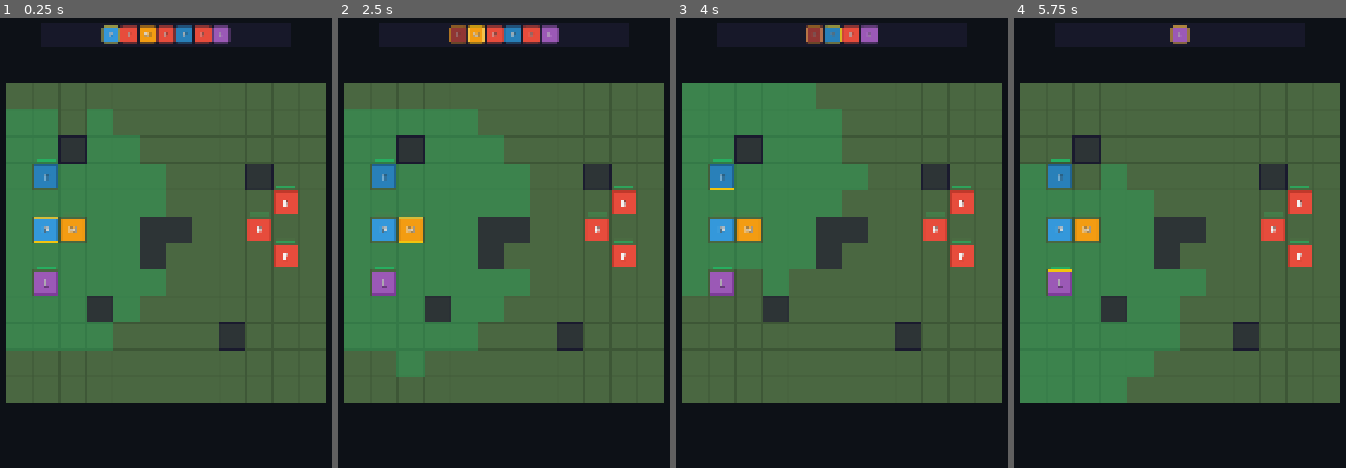
Above: before the commit, frames 1-4 (left to right).
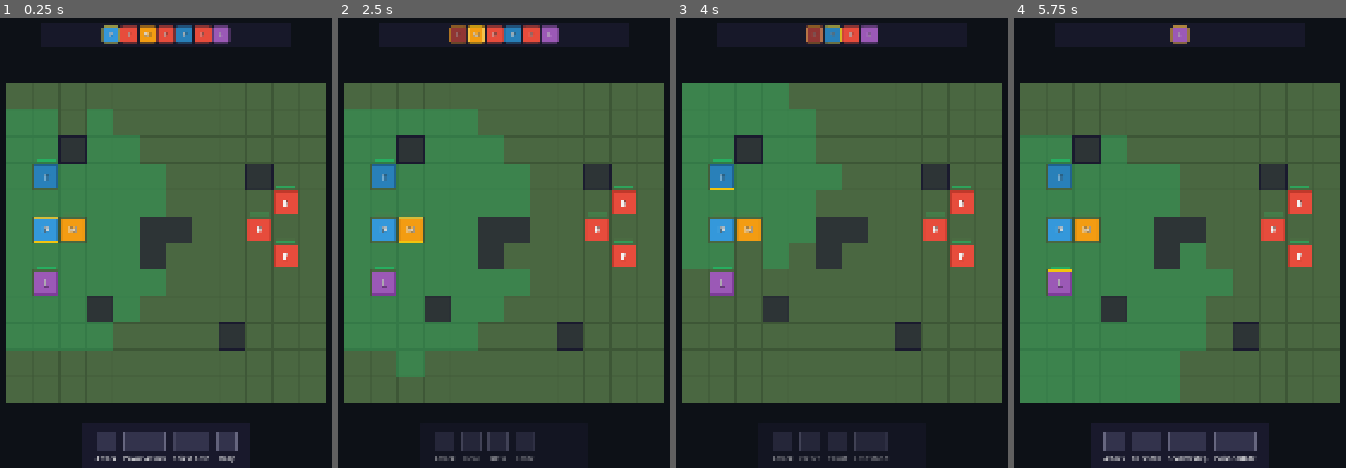
Above: after the commit, the same moments.

Repository: cautiouskurns/Blood-and-Gold
Game: Godot game, scene res://scenes/main/Main.tscn
Two runs of this game, one before a commit and one after it. Both use one fixed random seed, a clock stepped at 60 frames per second and the inputs below.
Inputs (mouse positions are in pixels of both pictures, inside the frame that each line leads up to):
- Up to frame 1 (0.25 s): no input
- Up to frame 2 (2.5 s): click (444, 441) at 0.52 s; tap Enter at 1.25 s; move the mouse to (384, 229) at 1.27 s; hold D 1.28-2.03 s; tap H at 1.35 s; click (384, 229) at 1.42 s; tap Space at 2 s; move the mouse to (384, 175) at 2.02 s; tap E at 2.1 s; click (384, 175) at 2.17 s
- Up to frame 3 (4 s): move the mouse to (722, 283) at 2.77 s; hold D from 2.78 s (still down); tap H at 2.85 s; click (722, 283) at 2.92 s; tap Enter at 3.5 s; move the mouse to (749, 229) at 3.52 s; tap E at 3.6 s; click (749, 229) at 3.67 s
- Up to frame 4 (5.75 s): move the mouse to (1299, 202) at 4.27 s; release D at 4.28 s; tap H at 4.35 s; click (1299, 202) at 4.42 s; tap Space at 5 s; move the mouse to (1299, 256) at 5.02 s; tap E at 5.1 s; click (1299, 256) at 5.17 s

The runs differ from the first frame. In frame 1, 1.9% of the frame differs, in the area x 28-72%, y 92-99%; in frame 2, 1.2%; in frame 3, 5.7%; in frame 4, 8.8%, in the area x 1-74%, y 26-99%.

Commit message:
feat: add ability bar UI, dialogue editor plugin, and Phase 2 specs
Combat UI:
- AbilityBar scene showing unit abilities
- Ability buttons with cooldown/cost display

Editor Tools:
- Dialogue tree editor plugin (addons/dialogue_editor)
- Plugin main panel scaffold
- Dialogue editor roadmap and updated spec

Feature Specs:
- 2.1 Add companion units (Thorne, Lyra, Matthias)
- 2.2 Ability UI panel

Co-Authored-By: Claude Opus 4.5 <noreply@anthropic.com>

Diff:
--- a/project.godot
+++ b/project.godot
@@ -11,9 +11,9 @@
 [application]
 
 config/name="BLOOD & GOLD"
+run/main_scene="res://scenes/main/Main.tscn"
 config/features=PackedStringArray("4.5", "Forward Plus")
 config/icon="res://icon.svg"
-run/main_scene="res://scenes/main/Main.tscn"
 
 [autoload]
 
@@ -25,4 +25,7 @@
 window/size/viewport_height=1080
 window/size/mode=3
 window/stretch/mode="canvas_items"
-window/stretch/aspect="keep"
+
+[editor_plugins]
+
+enabled=PackedStringArray("res://addons/dialogue_editor/plugin.cfg")
--- /dev/null
+++ b/scenes/UI/AbilityBar.tscn
@@ -0,0 +1,92 @@
+[gd_scene load_steps=2 format=3 uid="uid://ability_bar_scene"]
+
+[ext_resource type="Script" path="res://scripts/UI/ability_bar.gd" id="1_ability_bar"]
+
+[node name="AbilityBar" type="Control"]
+layout_mode = 3
+anchors_preset = 7
+anchor_left = 0.5
+anchor_top = 1.0
+anchor_right = 0.5
+anchor_bottom = 1.0
+offset_left = -200.0
+offset_top = -100.0
+offset_right = 200.0
+grow_horizontal = 2
+grow_vertical = 0
+script = ExtResource("1_ability_bar")
+
+[node name="PanelContainer" type="PanelContainer" parent="."]
+layout_mode = 1
+anchors_preset = 15
+anchor_right = 1.0
+anchor_bottom = 1.0
+grow_horizontal = 2
+grow_vertical = 2
+
+[node name="MarginContainer" type="MarginContainer" parent="PanelContainer"]
+layout_mode = 2
+theme_override_constants/margin_left = 16
+theme_override_constants/margin_top = 12
+theme_override_constants/margin_right = 16
+theme_override_constants/margin_bottom = 12
+
+[node name="HBoxContainer" type="HBoxContainer" parent="PanelContainer/MarginContainer"]
+layout_mode = 2
+theme_override_constants/separation = 16
+
+[node name="AbilityButton1" type="VBoxContainer" parent="PanelContainer/MarginContainer/HBoxContainer"]
+layout_mode = 2
+theme_override_constants/separation = 4
+
+[node name="IconButton" type="TextureButton" parent="PanelContainer/MarginContainer/HBoxContainer/AbilityButton1"]
+custom_minimum_size = Vector2(48, 48)
+layout_mode = 2
+stretch_mode = 0
+
+[node name="NameLabel" type="Label" parent="PanelContainer/MarginContainer/HBoxContainer/AbilityButton1"]
+layout_mode = 2
+text = "Ability 1"
+horizontal_alignment = 1
+
+[node name="AbilityButton2" type="VBoxContainer" parent="PanelContainer/MarginContainer/HBoxContainer"]
+layout_mode = 2
+theme_override_constants/separation = 4
+
+[node name="IconButton" type="TextureButton" parent="PanelContainer/MarginContainer/HBoxContainer/AbilityButton2"]
+custom_minimum_size = Vector2(48, 48)
+layout_mode = 2
+stretch_mode = 0
+
+[node name="NameLabel" type="Label" parent="PanelContainer/MarginContainer/HBoxContainer/AbilityButton2"]
+layout_mode = 2
+text = "Ability 2"
+horizontal_alignment = 1
+
+[node name="AbilityButton3" type="VBoxContainer" parent="PanelContainer/MarginContainer/HBoxContainer"]
+layout_mode = 2
+theme_override_constants/separation = 4
+
+[node name="IconButton" type="TextureButton" parent="PanelContainer/MarginContainer/HBoxContainer/AbilityButton3"]
+custom_minimum_size = Vector2(48, 48)
+layout_mode = 2
+stretch_mode = 0
+
+[node name="NameLabel" type="Label" parent="PanelContainer/MarginContainer/HBoxContainer/AbilityButton3"]
+layout_mode = 2
+text = "Ability 3"
+horizontal_alignment = 1
+
+[node name="AbilityButton4" type="VBoxContainer" parent="PanelContainer/MarginContainer/HBoxContainer"]
+layout_mode = 2
+theme_override_constants/separation = 4
+
+[node name="IconButton" type="TextureButton" parent="PanelContainer/MarginContainer/HBoxContainer/AbilityButton4"]
+custom_minimum_size = Vector2(48, 48)
+layout_mode = 2
+stretch_mode = 0
+
+[node name="NameLabel" type="Label" parent="PanelContainer/MarginContainer/HBoxContainer/AbilityButton4"]
+layout_mode = 2
+text = "Ability 4"
+horizontal_alignment = 1
--- a/scenes/combat/Unit.tscn
+++ b/scenes/combat/Unit.tscn
@@ -10,7 +10,6 @@
 script = ExtResource("1_unit")
 
 [node name="SelectionIndicator" type="Sprite2D" parent="."]
-z_index = 0
 
 [node name="Sprite2D" type="Sprite2D" parent="."]
 z_index = 1
@@ -39,11 +38,6 @@
 show_percentage = false
 
 [node name="ClickArea" type="Area2D" parent="."]
-collision_layer = 1
-collision_mask = 1
-input_pickable = true
-monitorable = true
-monitoring = true
 
 [node name="CollisionShape2D" type="CollisionShape2D" parent="ClickArea"]
 shape = SubResource("CircleShape2D_click")
--- a/scenes/main/Main.tscn
+++ b/scenes/main/Main.tscn
@@ -1,8 +1,9 @@
-[gd_scene load_steps=4 format=3 uid="uid://1bd0feo7xjmi"]
+[gd_scene load_steps=5 format=3 uid="uid://1bd0feo7xjmi"]
 
 [ext_resource type="PackedScene" uid="uid://c1combatgrid" path="res://scenes/combat/CombatGrid.tscn" id="1_combat_grid"]
 [ext_resource type="Script" path="res://scripts/main/main.gd" id="2_main"]
 [ext_resource type="PackedScene" uid="uid://turn_order_panel" path="res://scenes/UI/TurnOrderPanel.tscn" id="3_turn_order"]
+[ext_resource type="PackedScene" uid="uid://ability_bar_scene" path="res://scenes/UI/AbilityBar.tscn" id="4_ability_bar"]
 
 [node name="Main" type="Node2D"]
 script = ExtResource("2_main")
@@ -25,3 +26,6 @@
 layout_mode = 1
 offset_top = 10.0
 offset_bottom = 70.0
+
+[node name="AbilityBar" parent="UILayer" instance=ExtResource("4_ability_bar")]
+layout_mode = 1
--- /dev/null
+++ b/scripts/UI/ability_bar.gd
@@ -0,0 +1,221 @@
+## AbilityBar - Displays 4 ability buttons for selected unit
+## Part of: Blood & Gold Prototype
+## Spec: docs/features/2.2-ability-ui-panel.md
+class_name AbilityBar
+extends Control
+
+# ===== SIGNALS =====
+signal ability_selected(ability_id: String, ability_data: Dictionary)
+
+# ===== CONSTANTS =====
+const FADE_DURATION: float = 0.15
+const NUM_ABILITIES: int = 4
+const ICON_SIZE: Vector2 = Vector2(48, 48)
+
+# Panel styling
+const PANEL_BG_COLOR: Color = Color("#1a1a2e")
+const PANEL_BG_OPACITY: float = 0.9
+
+# Unavailable state visuals
+const COLOR_AVAILABLE: Color = Color.WHITE
+const COLOR_UNAVAILABLE: Color = Color(0.4, 0.4, 0.4, 1.0)
+const COLOR_NAME_AVAILABLE: Color = Color.WHITE
+const COLOR_NAME_UNAVAILABLE: Color = Color(0.4, 0.4, 0.4, 1.0)
+
+# ===== NODE REFERENCES =====
+@onready var panel: PanelContainer = $PanelContainer
+@onready var button_container: HBoxContainer = $PanelContainer/MarginContainer/HBoxContainer
+
+# Array of ability button references
+var _ability_buttons: Array[Dictionary] = []
+
+# ===== INTERNAL STATE =====
+var _current_unit: Unit = null
+var _abilities: Array[Dictionary] = []
+var _fade_tween: Tween = null
+
+# ===== LIFECYCLE =====
+func _ready() -> void:
+	visible = false
+	modulate.a = 0.0
+	_setup_button_references()
+	_connect_signals()
+	_setup_panel_style()
+	print("[AbilityBar] Initialized")
+
+func _setup_button_references() -> void:
+	## Cache references to ability button components
+	for i in range(NUM_ABILITIES):
+		var button_vbox = button_container.get_child(i) as VBoxContainer
+		if button_vbox:
+			var icon_button = button_vbox.get_node("IconButton") as TextureButton
+			var name_label = button_vbox.get_node("NameLabel") as Label
+			_ability_buttons.append({
+				"container": button_vbox,
+				"icon": icon_button,
+				"label": name_label,
+				"index": i
+			})
+			# Connect button press
+			icon_button.pressed.connect(_on_ability_pressed.bind(i))
+			print("[AbilityBar] Button %d setup complete" % i)
+
+func _connect_signals() -> void:
+	## Connect to CombatManager signals
+	CombatManager.unit_selected.connect(_on_unit_selected)
+	CombatManager.unit_deselected.connect(_on_unit_deselected)
+	print("[AbilityBar] Connected to CombatManager signals")
+
+func _setup_panel_style() -> void:
+	## Configure panel background style
+	var style = StyleBoxFlat.new()
+	style.bg_color = PANEL_BG_COLOR
+	style.bg_color.a = PANEL_BG_OPACITY
+	style.corner_radius_top_left = 8
+	style.corner_radius_top_right = 8
+	style.corner_radius_bottom_left = 8
+	style.corner_radius_bottom_right = 8
+	style.content_margin_left = 16
+	style.content_margin_right = 16
+	style.content_margin_top = 12
+	style.content_margin_bottom = 12
+	panel.add_theme_stylebox_override("panel", style)
+
+# ===== PUBLIC API =====
+func show_for_unit(unit: Unit) -> void:
+	## Show ability bar for the specified unit
+	if not unit or unit.is_enemy:
+		hide_bar()
+		return
+
+	_current_unit = unit
+	_abilities = unit.get_abilities()
+	_populate_buttons()
+	_show_bar()
+	print("[AbilityBar] Showing for %s with %d abilities" % [unit.unit_name, _abilities.size()])
+
+func hide_bar() -> void:
+	## Hide the ability bar
+	if not visible:
+		return
+
+	# Cancel any running fade tween
+	if _fade_tween and _fade_tween.is_running():
+		_fade_tween.kill()
+
+	_fade_tween = create_tween()
+	_fade_tween.tween_property(self, "modulate:a", 0.0, FADE_DURATION)
+	_fade_tween.tween_callback(func():
+		visible = false
+		_current_unit = null
+	)
+
+func refresh() -> void:
+	## Refresh availability states without repopulating
+	if _current_unit:
+		_update_availability_states()
+
+# ===== INTERNAL METHODS =====
+func _show_bar() -> void:
+	## Animate bar appearing
+	# Cancel any running fade tween
+	if _fade_tween and _fade_tween.is_running():
+		_fade_tween.kill()
+
+	visible = true
+	_fade_tween = create_tween()
+	_fade_tween.tween_property(self, "modulate:a", 1.0, FADE_DURATION)
+
+func _populate_buttons() -> void:
+	## Fill ability buttons with unit's ability data
+	for i in range(NUM_ABILITIES):
+		if i >= _ability_buttons.size():
+			continue
+
+		var button_data = _ability_buttons[i]
+		var icon_button: TextureButton = button_data["icon"]
+		var name_label: Label = button_data["label"]
+
+		if i < _abilities.size():
+			var ability = _abilities[i]
+			# Set icon (placeholder or real)
+			icon_button.texture_normal = _get_ability_icon(ability)
+			icon_button.custom_minimum_size = ICON_SIZE
+			name_label.text = ability.get("name", "???")
+
+			# Set availability
+			var is_available = _current_unit.is_ability_available(ability.get("id", ""))
+			_set_button_availability(button_data, is_available)
+		else:
+			# Empty slot
+			icon_button.texture_normal = _create_placeholder_icon()
+			name_label.text = ""
+			_set_button_availability(button_data, false)
+
+func _get_ability_icon(ability: Dictionary) -> Texture2D:
+	## Get icon texture for ability (placeholder for now)
+	var icon_path = ability.get("icon", "")
+	if icon_path and ResourceLoader.exists(icon_path):
+		return load(icon_path)
+	# Return placeholder icon
+	return _create_placeholder_icon()
+
+func _create_placeholder_icon() -> Texture2D:
+	## Create a placeholder icon texture
+	var image = Image.create(int(ICON_SIZE.x), int(ICON_SIZE.y), false, Image.FORMAT_RGBA8)
+
+	# Fill with a darker background
+	image.fill(Color(0.2, 0.2, 0.3, 1.0))
+
+	# Draw a simple border
+	for x in range(int(ICON_SIZE.x)):
+		for y in range(int(ICON_SIZE.y)):
+			var is_border = (x < 2 or x >= int(ICON_SIZE.x) - 2 or y < 2 or y >= int(ICON_SIZE.y) - 2)
+			if is_border:
+				image.set_pixel(x, y, Color(0.4, 0.4, 0.5, 1.0))
+
+	return ImageTexture.create_from_image(image)
+
+func _set_button_availability(button_data: Dictionary, is_available: bool) -> void:
+	## Set visual state for available/unavailable
+	var icon_button: TextureButton = button_data["icon"]
+	var name_label: Label = button_data["label"]
+
+	icon_button.disabled = not is_available
+	icon_button.modulate = COLOR_AVAILABLE if is_available else COLOR_UNAVAILABLE
+	name_label.add_theme_color_override("font_color",
+		COLOR_NAME_AVAILABLE if is_available else COLOR_NAME_UNAVAILABLE)
+
+func _update_availability_states() -> void:
+	## Update availability without full repopulate
+	for i in range(NUM_ABILITIES):
+		if i >= _ability_buttons.size() or i >= _abilities.size():
+			continue
+		var ability = _abilities[i]
+		var is_available = _current_unit.is_ability_available(ability.get("id", ""))
+		_set_button_availability(_ability_buttons[i], is_available)
+
+# ===== SIGNAL HANDLERS =====
+func _on_unit_selected(unit: Unit) -> void:
+	## Handle unit selection
+	show_for_unit(unit)
+
+func _on_unit_deselected(_unit: Unit) -> void:
+	## Handle unit deselection
+	hide_bar()
+
+func _on_ability_pressed(index: int) -> void:
+	## Handle ability button click
+	if index >= _abilities.size():
+		return
+
+	var ability = _abilities[index]
+	var ability_id = ability.get("id", "")
+
+	# Check availability
+	if not _current_unit or not _current_unit.is_ability_available(ability_id):
+		print("[AbilityBar] Ability %s is unavailable" % ability.get("name", ability_id))
+		return
+
+	print("[AbilityBar] Ability selected: %s (id: %s)" % [ability.get("name", ability_id), ability_id])
+	ability_selected.emit(ability_id, ability)
--- a/scripts/combat/attack_resolver.gd
+++ b/scripts/combat/attack_resolver.gd
@@ -53,86 +53,20 @@
 
 # ===== INTERNAL HELPERS =====
 static func _get_attack_bonus(unit: Unit) -> int:
-	## Get total attack bonus for a unit
-	## Prototype: Hardcoded based on unit type from GDD
-	match unit.unit_type:
-		Unit.UnitType.PLAYER:
-			return 4  # STR 14 (+2) + Skill (+2)
-		Unit.UnitType.THORNE:
-			return 5  # STR 16 (+3) + Skill (+2)
-		Unit.UnitType.LYRA:
-			return 5  # DEX 16 (+3) + Skill (+2) - finesse
-		Unit.UnitType.MATTHIAS:
-			return 2  # STR 10 (+0) + Skill (+2)
-		Unit.UnitType.ENEMY:
-			return 3  # Bandit attack bonus
-		Unit.UnitType.INFANTRY:
-			return 3
-		Unit.UnitType.ARCHER:
-			return 3
-		_:
-			return 0
+	## Get total attack bonus from unit's stats (Task 2.1)
+	return unit.get_attack_bonus()
 
 static func _get_defense(unit: Unit) -> int:
-	## Get defense value for a unit
-	## Defense = 10 + DEX modifier + Armor bonus
-	match unit.unit_type:
-		Unit.UnitType.PLAYER:
-			return 14  # 10 + DEX 12 (+1) + Chain Shirt (+3)
-		Unit.UnitType.THORNE:
-			return 16  # 10 + DEX 10 (+0) + Plate (+6)
-		Unit.UnitType.LYRA:
-			return 15  # 10 + DEX 16 (+3) + Leather (+2)
-		Unit.UnitType.MATTHIAS:
-			return 13  # 10 + DEX 10 (+0) + Chain Shirt (+3)
-		Unit.UnitType.ENEMY:
-			return 12  # Bandit defense
-		Unit.UnitType.INFANTRY:
-			return 13
-		Unit.UnitType.ARCHER:
-			return 11
-		_:
-			return 10
+	## Get defense value from unit's stats (Task 2.1)
+	return unit.get_defense()
 
 static func _get_damage_dice(unit: Unit) -> int:
-	## Get weapon damage die (e.g., 8 for 1d8)
-	match unit.unit_type:
-		Unit.UnitType.PLAYER:
-			return 8  # Sword 1d8
-		Unit.UnitType.THORNE:
-			return 8  # Sword 1d8
-		Unit.UnitType.LYRA:
-			return 4  # Dagger 1d4
-		Unit.UnitType.MATTHIAS:
-			return 6  # Staff 1d6
-		Unit.UnitType.ENEMY:
-			return 6  # Bandit weapon 1d6
-		Unit.UnitType.INFANTRY:
-			return 6
-		Unit.UnitType.ARCHER:
-			return 6
-		_:
-			return 6
+	## Get weapon damage die from unit's stats (Task 2.1)
+	return unit.get_damage_die()
 
 static func _get_damage_modifier(unit: Unit) -> int:
-	## Get damage modifier (usually STR, or DEX for finesse)
-	match unit.unit_type:
-		Unit.UnitType.PLAYER:
-			return 2  # STR 14 (+2)
-		Unit.UnitType.THORNE:
-			return 3  # STR 16 (+3)
-		Unit.UnitType.LYRA:
-			return 3  # DEX 16 (+3) - finesse
-		Unit.UnitType.MATTHIAS:
-			return 0  # STR 10 (+0)
-		Unit.UnitType.ENEMY:
-			return 2  # Bandit STR
-		Unit.UnitType.INFANTRY:
-			return 1
-		Unit.UnitType.ARCHER:
-			return 0
-		_:
-			return 0
+	## Get damage modifier from unit's stats (Task 2.1)
+	return unit.get_damage_modifier()
 
 static func _roll_damage(dice: int, modifier: int) -> int:
 	## Roll damage: 1d[dice] + modifier
--- a/scripts/combat/turn_manager.gd
+++ b/scripts/combat/turn_manager.gd
@@ -19,10 +19,6 @@
 const ENEMY_TURN_DELAY: float = 0.3
 const VICTORY_GOLD_REWARD: int = 100  # Placeholder reward (Task 1.9)
 
-# ===== INTERNAL STATE =====
-# DEX modifiers (from GDD) - initialized in _ready to use Unit.UnitType enum
-var _dex_modifiers: Dictionary = {}
-
 # ===== STATE =====
 var _turn_order: Array[Unit] = []
 var _current_turn_index: int = 0
@@ -31,20 +27,7 @@
 
 # ===== LIFECYCLE =====
 func _ready() -> void:
-	_initialize_dex_modifiers()
 	print("[TurnManager] Ready")
-
-func _initialize_dex_modifiers() -> void:
-	## Initialize DEX modifiers for initiative rolls (from GDD)
-	_dex_modifiers = {
-		Unit.UnitType.PLAYER: 1,      # DEX 12 = +1
-		Unit.UnitType.THORNE: 0,      # DEX 10 = +0
-		Unit.UnitType.LYRA: 3,        # DEX 16 = +3
-		Unit.UnitType.MATTHIAS: 0,    # DEX 10 = +0
-		Unit.UnitType.ENEMY: 1,       # Bandits DEX 12 = +1
-		Unit.UnitType.INFANTRY: 0,    # DEX 10 = +0
-		Unit.UnitType.ARCHER: 1,      # DEX 12 = +1
-	}
 
 # ===== PUBLIC API =====
 func start_battle(units: Array[Unit]) -> void:
@@ -133,7 +116,8 @@
 		if not is_instance_valid(unit) or not unit.is_alive():
 			continue
 
-		var dex_mod = _dex_modifiers.get(unit.unit_type, 0)
+		# Use unit's DEX modifier from stats system (Task 2.1)
+		var dex_mod = unit.get_dex_mod()
 		var roll = randi_range(D20_MIN, D20_MAX)
 		var total = roll + dex_mod
 
--- a/scripts/combat/unit.gd
+++ b/scripts/combat/unit.gd
@@ -80,6 +80,21 @@
 @export var max_hp: int = 30
 @export var movement_range: int = 5  # Tiles per turn (Task 1.5)
 
+# ===== STATS (Task 2.1) =====
+# Core stats (D&D style)
+@export var strength: int = 10
+@export var dexterity: int = 10
+@export var constitution: int = 10
+@export var intelligence: int = 10
+@export var wisdom: int = 10
+@export var charisma: int = 10
+
+# Derived stats
+@export var armor_bonus: int = 0
+@export var skill_rank: int = 2  # Base skill rank for attacks
+@export var weapon_damage_die: int = 6  # e.g., 6 for 1d6
+@export var uses_finesse: bool = false  # Uses DEX for attacks instead of STR
+
 # ===== NODE REFERENCES =====
 @onready var sprite: Sprite2D = $Sprite2D
 @onready var letter_label: Label = $LetterLabel
@@ -95,9 +110,235 @@
 var _is_moving: bool = false
 var _movement_tween: Tween
 
+# ===== ABILITY DATA (Task 2.2) =====
+var _abilities: Array[Dictionary] = []
+
+# ===== STAT MODIFIERS (Task 2.1) =====
+func get_stat_modifier(stat_value: int) -> int:
+	## Calculate D&D-style modifier: floor((stat - 10) / 2)
+	return int(floor((stat_value - 10) / 2.0))
+
+func get_str_mod() -> int:
+	return get_stat_modifier(strength)
+
+func get_dex_mod() -> int:
+	return get_stat_modifier(dexterity)
+
+func get_con_mod() -> int:
+	return get_stat_modifier(constitution)
+
+func get_int_mod() -> int:
+	return get_stat_modifier(intelligence)
+
+func get_wis_mod() -> int:
+	return get_stat_modifier(wisdom)
+
+func get_cha_mod() -> int:
+	return get_stat_modifier(charisma)
+
+# ===== COMBAT CALCULATIONS (Task 2.1) =====
+func get_defense() -> int:
+	## Calculate defense value: 10 + DEX mod + armor bonus
+	return 10 + get_dex_mod() + armor_bonus
+
+func get_melee_attack_bonus() -> int:
+	## Calculate melee attack bonus: STR mod + skill rank
+	return get_str_mod() + skill_rank
+
+func get_ranged_attack_bonus() -> int:
+	## Calculate ranged attack bonus: DEX mod + skill rank
+	return get_dex_mod() + skill_rank
+
+func get_attack_bonus() -> int:
+	## Get appropriate attack bonus based on finesse property
+	if uses_finesse:
+		return get_ranged_attack_bonus()
+	return get_melee_attack_bonus()
+
+func get_damage_modifier() -> int:
+	## Get damage modifier (STR or DEX for finesse weapons)
+	if uses_finesse:
+		return get_dex_mod()
+	return get_str_mod()
+
+func get_damage_die() -> int:
+	## Get weapon damage die
+	return weapon_damage_die
+
+# ===== STATS CONFIGURATION (Task 2.1) =====
+func _configure_stats_for_type() -> void:
+	## Set stats based on unit type (from GDD)
+	match unit_type:
+		UnitType.PLAYER:
+			strength = 14
+			dexterity = 12
+			constitution = 14
+			intelligence = 10
+			wisdom = 10
+			charisma = 12
+			max_hp = 35
+			armor_bonus = 3  # Chain Shirt
+			movement_range = 5
+			weapon_damage_die = 8  # Sword 1d8
+			uses_finesse = false
+			skill_rank = 2
+
+		UnitType.THORNE:
+			strength = 16
+			dexterity = 10
+			constitution = 14
+			intelligence = 10
+			wisdom = 12
+			charisma = 8
+			max_hp = 40
+			armor_bonus = 5  # Plate
+			movement_range = 4
+			weapon_damage_die = 8  # Sword 1d8
+			uses_finesse = false
+			skill_rank = 2
+
+		UnitType.LYRA:
+			strength = 10
+			dexterity = 16
+			constitution = 10
+			intelligence = 14
+			wisdom = 12
+			charisma = 12
+			max_hp = 25
+			armor_bonus = 2  # Leather
+			movement_range = 6
+			weapon_damage_die = 4  # Dagger 1d4
+			uses_finesse = true  # Uses DEX for attacks
+			skill_rank = 2
+
+		UnitType.MATTHIAS:
+			strength = 10
+			dexterity = 10
+			constitution = 12
+			intelligence = 12
+			wisdom = 16
+			charisma = 14
+			max_hp = 30
+			armor_bonus = 4  # Scale Mail
+			movement_range = 5
+			weapon_damage_die = 6  # Staff 1d6
+			uses_finesse = false
+			skill_rank = 2
+
+		UnitType.ENEMY:
+			strength = 12
+			dexterity = 12
+			constitution = 10
+			intelligence = 8
+			wisdom = 8
+			charisma = 8
+			max_hp = 15
+			armor_bonus = 2  # Light armor
+			movement_range = 5
+			weapon_damage_die = 6  # 1d6
+			uses_finesse = false
+			skill_rank = 1
+
+		UnitType.INFANTRY:
+			strength = 12
+			dexterity = 10
+			constitution = 12
+			intelligence = 8
+			wisdom = 10
+			charisma = 8
+			max_hp = 20
+			armor_bonus = 3  # Medium armor
+			movement_range = 4
+			weapon_damage_die = 6  # 1d6
+			uses_finesse = false
+			skill_rank = 1
+
+		UnitType.ARCHER:
+			strength = 10
+			dexterity = 12
+			constitution = 10
+			intelligence = 10
+			wisdom = 10
+			charisma = 8
+			max_hp = 15
+			armor_bonus = 1  # Light armor
+			movement_range = 5
+			weapon_damage_die = 6  # Bow 1d6
+			uses_finesse = true  # Uses DEX for ranged
+			skill_rank = 1
+
+# ===== ABILITY CONFIGURATION (Task 2.2) =====
+func _init_abilities() -> void:
+	## Initialize abilities based on unit type (from GDD)
+	match unit_type:
+		UnitType.PLAYER:
+			_abilities = [
+				{"id": "basic_attack", "name": "Attack", "icon": ""},
+				{"id": "power_attack", "name": "Power Attack", "icon": ""},
+				{"id": "shield_bash", "name": "Shield Bash", "icon": ""},
+				{"id": "rally", "name": "Rally", "icon": ""},
+			]
+		UnitType.THORNE:
+			_abilities = [
+				{"id": "basic_attack", "name": "Attack", "icon": ""},
+				{"id": "cleave", "name": "Cleave", "icon": ""},
+				{"id": "taunt", "name": "Taunt", "icon": ""},
+				{"id": "last_stand", "name": "Last Stand", "icon": ""},
+			]
+		UnitType.LYRA:
+			_abilities = [
+				{"id": "basic_attack", "name": "Attack", "icon": ""},
+				{"id": "backstab", "name": "Backstab", "icon": ""},
+				{"id": "shadowstep", "name": "Shadowstep", "icon": ""},
+				{"id": "poison_blade", "name": "Poison Blade", "icon": ""},
+			]
+		UnitType.MATTHIAS:
+			_abilities = [
+				{"id": "basic_attack", "name": "Attack", "icon": ""},
+				{"id": "heal", "name": "Heal", "icon": ""},
+				{"id": "bless", "name": "Bless", "icon": ""},
+				{"id": "smite", "name": "Smite", "icon": ""},
+			]
+		UnitType.ENEMY:
+			_abilities = [
+				{"id": "basic_attack", "name": "Attack", "icon": ""},
+				{"id": "none1", "name": "", "icon": ""},
+				{"id": "none2", "name": "", "icon": ""},
+				{"id": "none3", "name": "", "icon": ""},
+			]
+		_:
+			# Default basic attack only for soldiers/other units
+			_abilities = [
+				{"id": "basic_attack", "name": "Attack", "icon": ""},
+				{"id": "none1", "name": "", "icon": ""},
+				{"id": "none2", "name": "", "icon": ""},
+				{"id": "none3", "name": "", "icon": ""},
+			]
+
+func get_abilities() -> Array[Dictionary]:
+	## Get this unit's abilities
+	return _abilities.duplicate()
+
+func is_ability_available(ability_id: String) -> bool:
+	## Check if an ability can be used
+	## For now, all valid abilities are available (future: cooldowns, costs, targets)
+	if ability_id.is_empty():
+		return false
+	# "none" abilities are always unavailable
+	if ability_id.begins_with("none"):
+		return false
+	# Check if ability exists for this unit
+	for ability in _abilities:
+		if ability.get("id") == ability_id:
+			return true
+	return false
+
 # ===== LIFECYCLE =====
 func _ready() -> void:
+	# Configure stats based on unit type FIRST
+	_configure_stats_for_type()
 	current_hp = max_hp
+	_init_abilities()  # Initialize abilities (Task 2.2)
 	_update_visual()
 	_setup_hp_bar()
 	_update_hp_bar()
@@ -110,6 +351,12 @@
 
 	# Set soldier flag based on unit type (Task 1.9)
 	is_soldier = (unit_type == UnitType.INFANTRY or unit_type == UnitType.ARCHER)
+
+	# Debug print stats
+	print("[Unit] %s stats: STR %d(%+d) DEX %d(%+d) HP %d DEF %d ATK %+d Move %d" % [
+		unit_name, strength, get_str_mod(), dexterity, get_dex_mod(),
+		max_hp, get_defense(), get_attack_bonus(), movement_range
+	])
 
 func _update_visual() -> void:
 	## Update sprite and label based on unit type
--- a/scripts/main/main.gd
+++ b/scripts/main/main.gd
@@ -85,21 +85,8 @@
 	unit.unit_type = type
 	unit.unit_name = unit_name
 
-	# Set enemy flag based on type
-	unit.is_enemy = (type == Unit.UnitType.ENEMY)
-
-	# Set HP based on unit type (from GDD)
-	match type:
-		Unit.UnitType.PLAYER:
-			unit.max_hp = 35
-		Unit.UnitType.THORNE:
-			unit.max_hp = 40
-		Unit.UnitType.LYRA:
-			unit.max_hp = 25
-		Unit.UnitType.MATTHIAS:
-			unit.max_hp = 30
-		Unit.UnitType.ENEMY:
-			unit.max_hp = 15
+	# Note: Stats (HP, STR, DEX, etc.) are auto-configured in Unit._ready()
+	# based on unit_type via _configure_stats_for_type() (Task 2.1)
 
 	# Set grid reference first
 	unit.set_combat_grid(combat_grid)
Not shown, added: addons/dialogue_editor/plugin.cfg
Not shown, added: addons/dialogue_editor/plugin.gd
Not shown, added: addons/dialogue_editor/plugin.gd.uid
Not shown, added: addons/dialogue_editor/scenes/main_panel.tscn
Not shown, added: addons/dialogue_editor/scripts/main_panel.gd
Not shown, added: addons/dialogue_editor/scripts/main_panel.gd.uid
Not shown, added: scripts/UI/ability_bar.gd.uid
Not shown, changed: docs/Steps.md
Not shown, added: docs/features/2.1-add-companion-units.md
Not shown, added: docs/features/2.2-ability-ui-panel.md
Not shown, added: docs/tools/dialogue-tree-editor-roadmap.md
Not shown, changed: docs/tools/dialogue-tree-editor-spec.md
